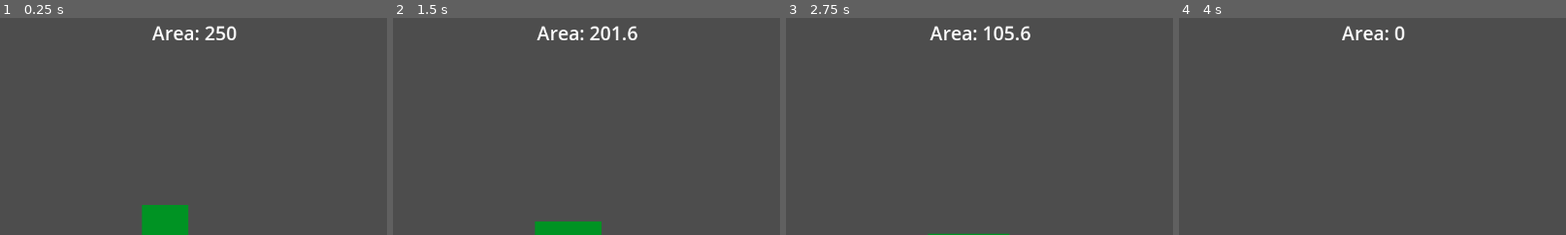
Above: before the commit, frames 1-4 (left to right).
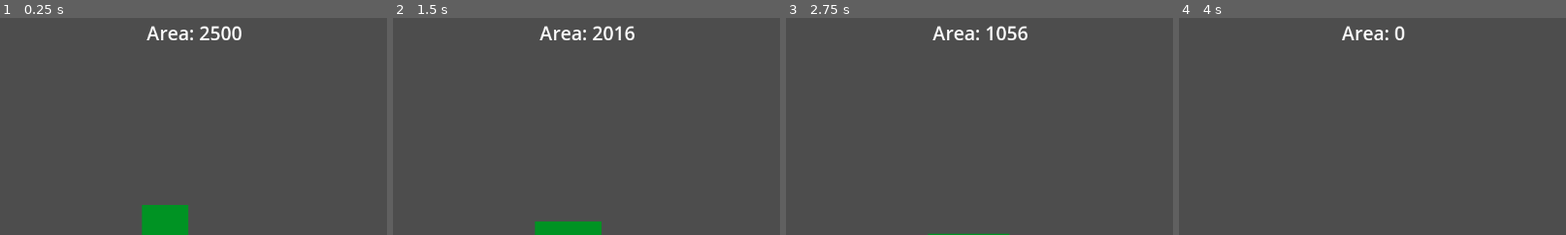
Above: after the commit, the same moments.

Repository: DuckyBlender/rectangle-area
Game: Godot game, scene res://ui.tscn
The game is run twice, just before and just after one commit, with the same random seed, the same clock (stepped at 60 frames per second) and the same inputs.
Inputs:
- Up to frame 1 (0.25 s): no input
- Up to frame 2 (1.5 s): click "Auto" at 0.5 s; click "Auto" at 1.25 s
- Up to frame 3 (2.75 s): click "Auto" at 2 s
- Up to frame 4 (4 s): no input
The pictures show only the part of the screen within x 25-75%, y 7-57%; the shares and areas given below are measured in that part.

The runs differ from the first frame. In frame 1, 0.9% of the frame differs, in the area x 37-63%, y 3-11%; in frame 2, 1.0%; in frame 3, 1.0%, in the area x 37-64%, y 3-11%; in frame 4, nothing differs.

Commit message:
lets hope it works

Diff:
--- a/ui.gd
+++ b/ui.gd
@@ -41,8 +41,8 @@
 
 	# Calculate the area
 	var area = rect.scale.x * rect.scale.y
-	area = abs(snapped(area * 1000, 0.01))
-	if area <= 0.01:
+	area = abs(snapped(area * 10000, 0.01))
+	if area <= 0.1:
 		area = 0
 
 	# Update the label text
